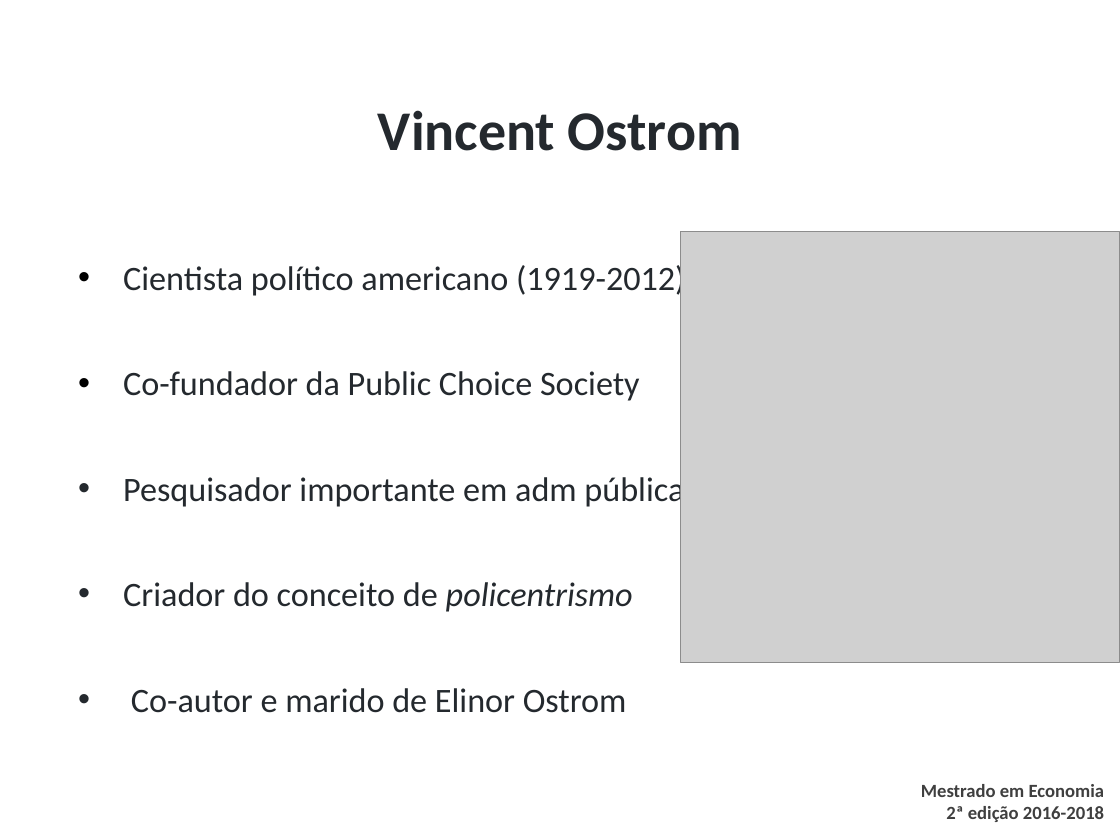
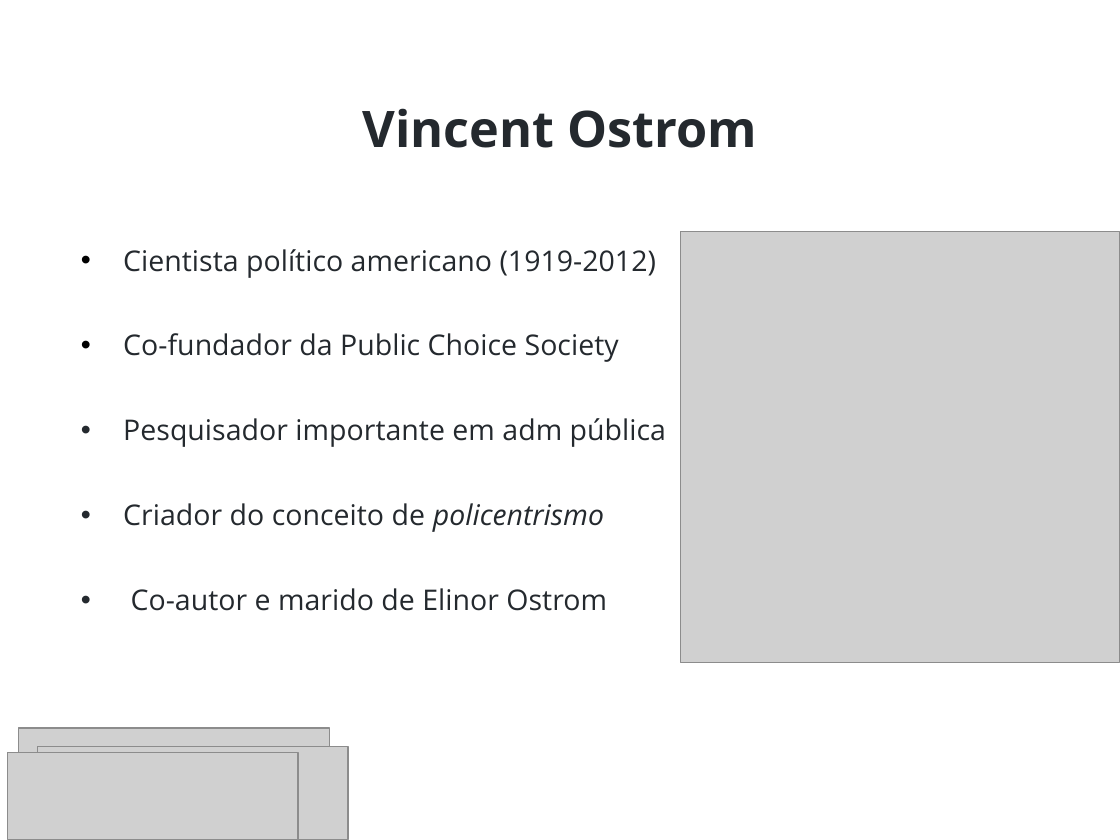
Before and after one commit to danilofreire/omma, a slide deck: slide 2 of sessoes-03-04/sessao-03.pptx. Drawn at 1120x840 pixels with LibreOffice and Linux fonts; fonts in the diff are those of the drawing; grey boxes stand for pictures; background and template pictures are left out. Boxes give left, top, right and bottom in pixels: in the first picture for what was removed or moved away, otherwise in the second. Text is boxed around its words. In the diff, an @@ line names an element or a change of style, - is before the commit and + after.

```diff
--- a/sessoes-03-04/sessao-03.pptx
+++ b/sessoes-03-04/sessao-03.pptx
@@ title "Vincent Ostrom" at (363,108,758,148): size 36 to 32.4 pt, font Calibri to Open Sans @@
@@ text "Cientista político americano (1919-2012)" at (123,249,666,611): size 22 to 18.3 pt, font Calibri to Open Sans; indent changed; line spacing 2 to 1.8; less space between paragraphs @@
@@ picture added at (19,728,329,821) @@
@@ picture added at (37,747,347,840) @@
@@ picture added at (7,753,298,840) @@
@@ text removed at (921,784,1105,822) @@
-Mestrado em Economia
-2ª edição 2016-2018
```
Also in this commit, not shown: 13 other slides changed, 36 other files.
